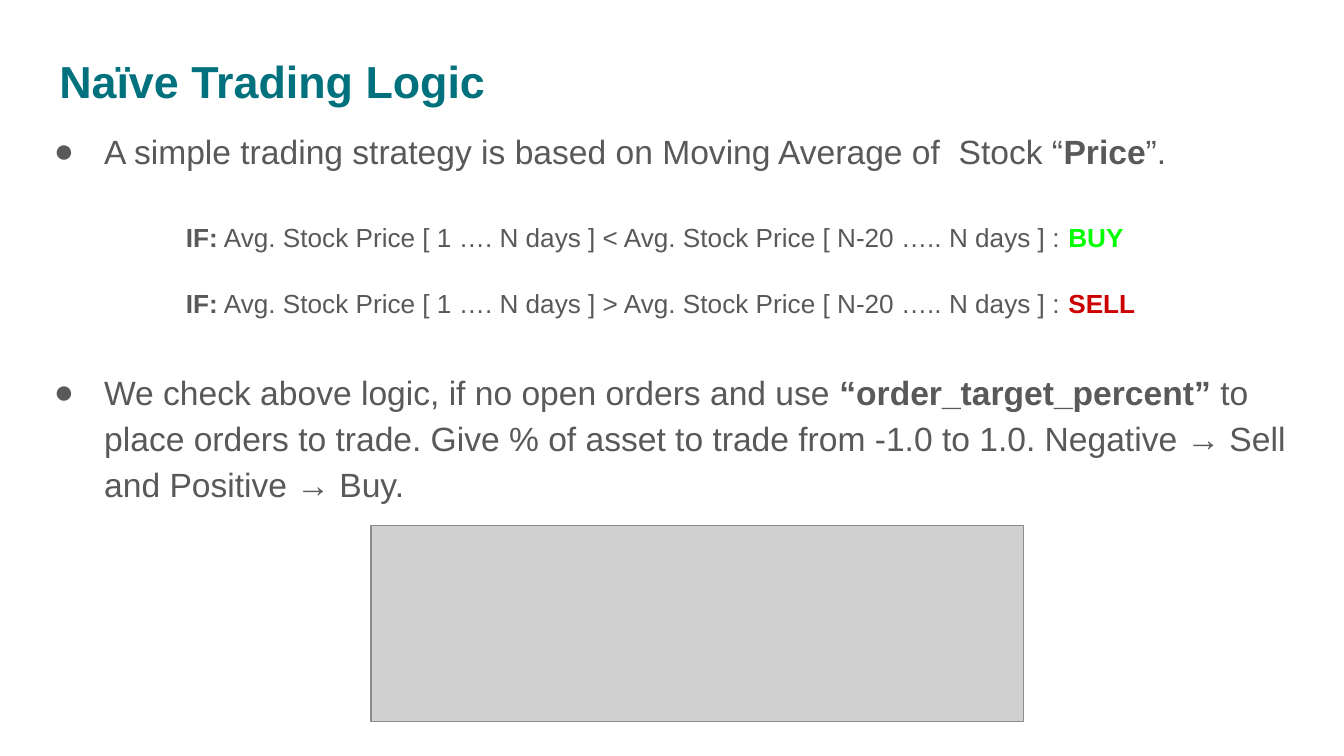
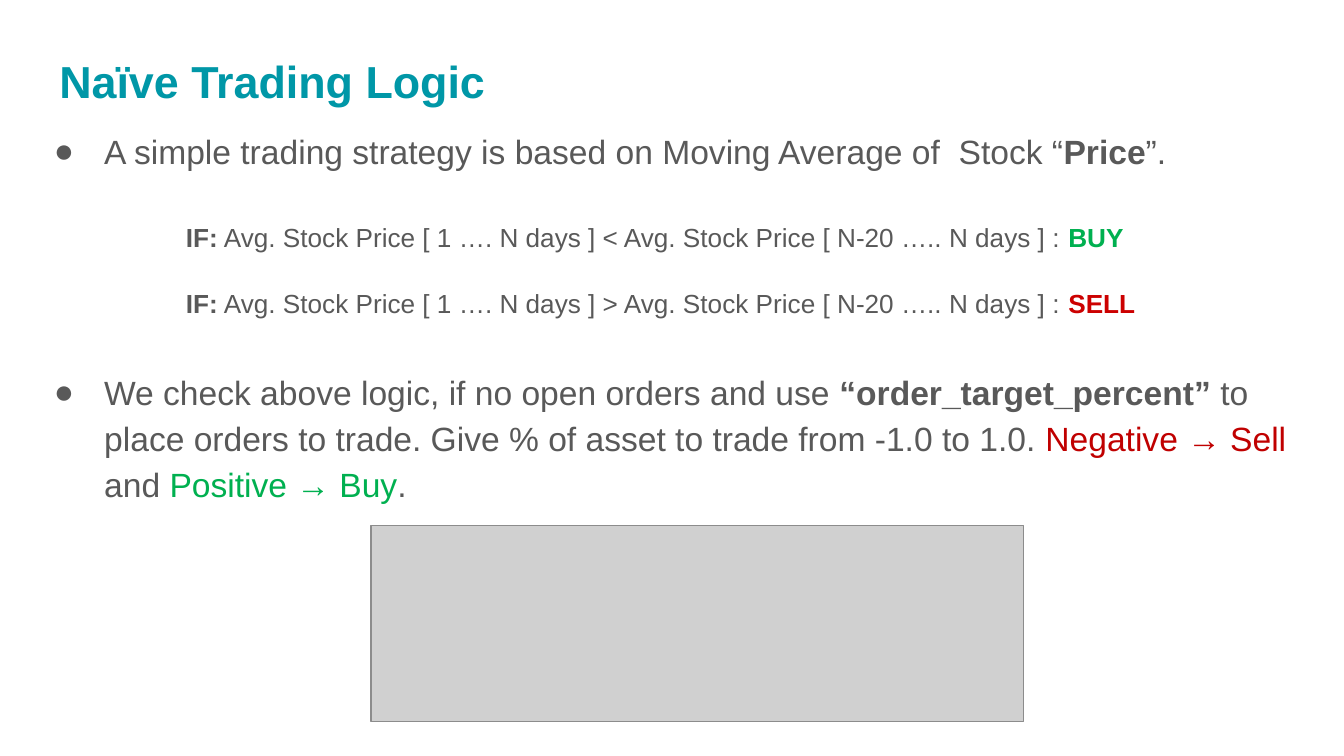
Before and after one commit to rajaharsha/Algorithm-Trading, a slide deck: slide 10 of PairTrading.pptx. Drawn at 1344x756 pixels with LibreOffice and Linux fonts; fonts in the diff are those of the drawing; grey boxes stand for pictures. Boxes give left, top, right and bottom in pixels: in the first picture for what was removed or moved away, otherwise in the second. Text is boxed around its words. In the diff, an @@ line names an element or a change of style, - is before the commit and + after.

```diff
--- a/PairTrading.pptx
+++ b/PairTrading.pptx
@@ title "Naïve Trading Logic" at [59,65,485,107]: text colour #00717D to #0097A7 @@
@@ text at [104,228,1286,503]: text colour #00FF00 to #00B050 in "BUY"; text colour #595959 to #C00000 in "Negative → Sell"; text colour #595959 to #00B050 in "Positive → Buy." @@
```
Also in this commit, not shown: 12 other slides changed, 5 slides added, 1 slide removed, 3 other files.
